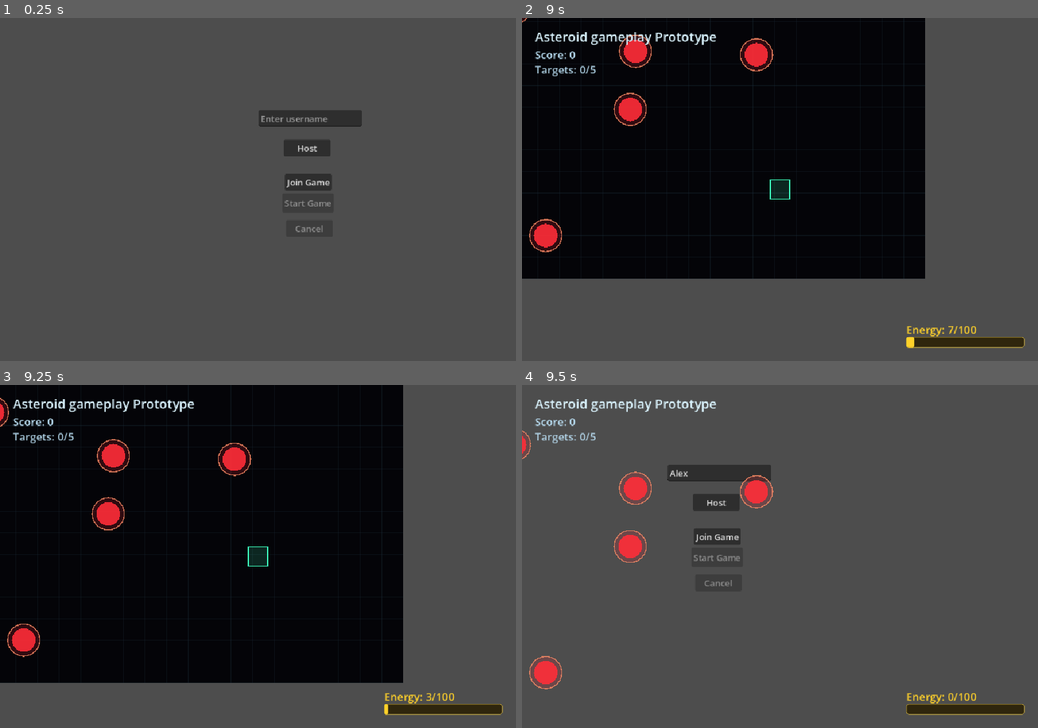
Above: before the commit, frames 1-4 (two rows, left to right).
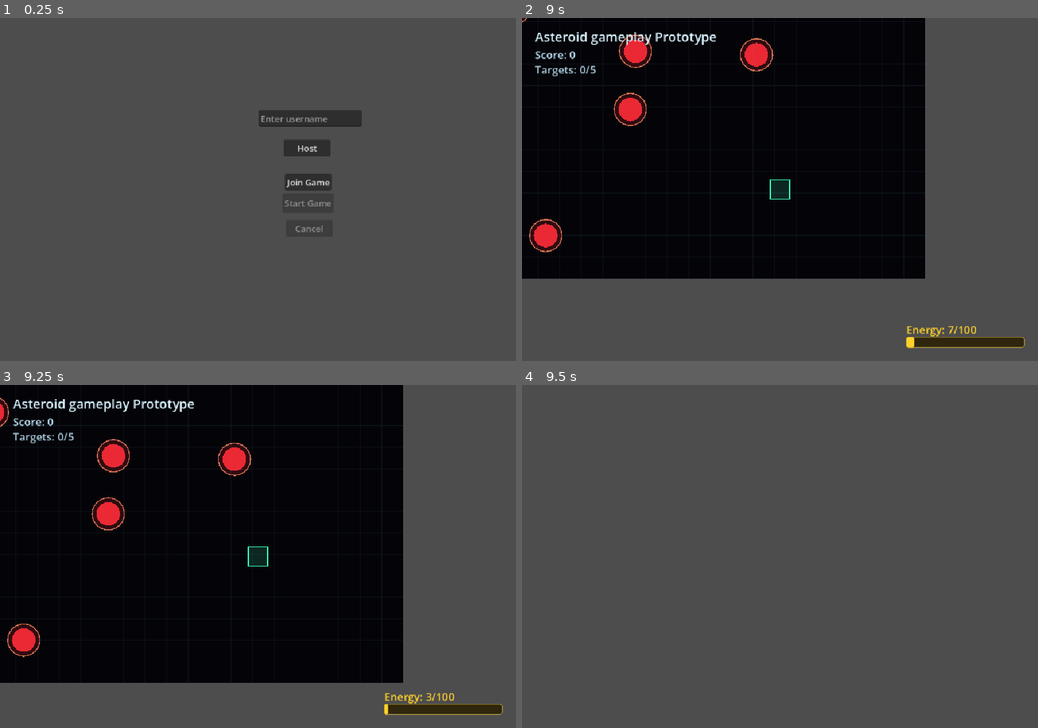
Above: after the commit, the same moments.

Repository: Spudoku/orbital-defense
Game: Godot game, scene res://scenes/control.tscn
The game is run twice, just before and just after one commit, with the same random seed, the same clock (stepped at 60 frames per second) and the same inputs.
Inputs (mouse positions are in pixels of both pictures, inside the frame that each line leads up to):
- Up to frame 1 (0.25 s): no input
- Up to frame 2 (9 s): click (831, 117) at 0.52 s; type "Alex" at 0.6 s; click "Host" at 1.25 s; click "Start Game" at 2 s; tap Enter at 2.75 s; hold Right (move_right) 2.78-3.53 s; tap Space at 3.02, 3.77, 5.27, 6.02, 6.77, 8.27 s; hold Down (move_down) 3.53-4.28 s; hold Right (move_right) 4.28-5.03 s; hold Up (move_up) 5.03-5.78 s; hold Left (move_left) 5.78-7.28 s; hold Down (move_down) 7.28-8.03 s; hold Right (move_right) 8.03-8.78 s; hold Up (move_up) from 8.78 s (still down)
- Up to frame 3 (9.25 s): keep holding Up (move_up); tap Space at 9.02 s
- Up to frame 4 (9.5 s): keep holding Up (move_up)

Frames 1-3 are identical in both runs. In frame 4, 5.4% of the frame differs, in the area x 0-98%, y 4-97%.

Commit message:
handling game_end() differently, so the server shouldn't close its multiplayer peer

Diff:
--- a/scripts/keyboard_tracing_prototype.gd
+++ b/scripts/keyboard_tracing_prototype.gd
@@ -294,13 +294,17 @@
 		# send all clients back to main menu
 	set_process(false)
 	set_physics_process(false)
-	back_to_menu()
+
 	GameManager.clear_game_state()
 
 
 	# handle things as the server
 	if multiplayer.is_server():
 		disconnect_all_players()
+		GameManager.clear_game_state()
+		queue_free() # free the level node
+	else:
+		back_to_menu()
 		# clear game manager fields
 
 
Not shown, changed: export/client/windows-client.pck
Not shown, changed: export/server/game_server.pck
